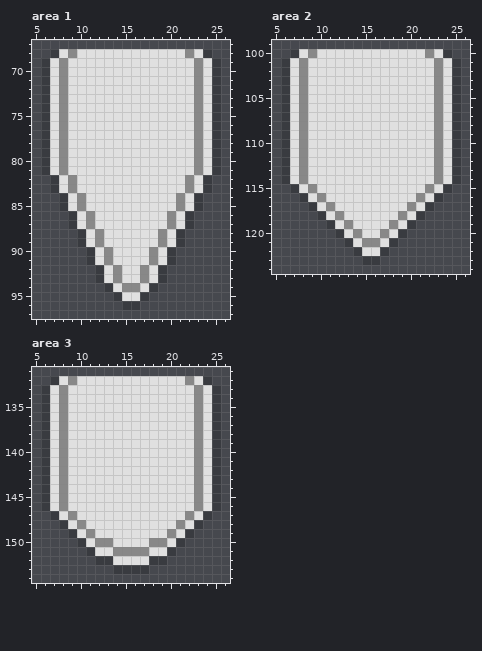
Pixel-art file, stored at Assets/Graphics/Modular Cards DEMO/Modified Sprites/Icon_Boxes.aseprite. Above: the version before the commit.
32x162 pixels, 1 frame. Colours within 5 levels of each other are drawn and written as one. Shown: area 1: x 5..26, y 67..97; area 2: x 5..26, y 99..124; area 3: x 5..26, y 131..154. The commit also changed other parts of the picture, which this record leaves out.
New version:
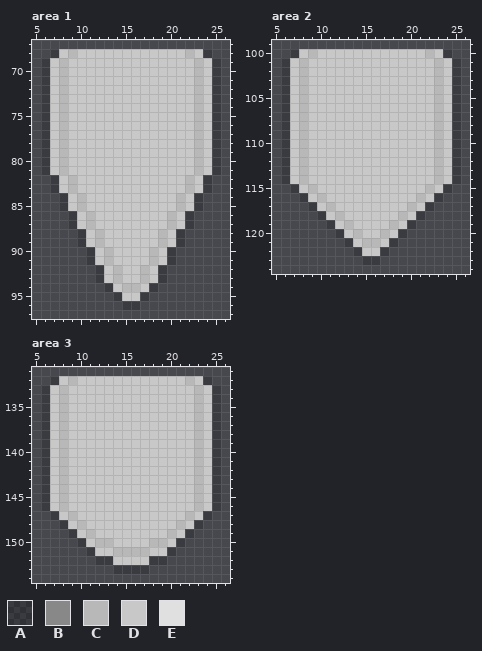
Palette (. is transparent): A #0000002f  B #888888  C #b8b8b8  D #c8c8c8  E #e0e0e0
Edits made:
Changed rows in their new state; - is an unchanged pixel.
Area 1:
first column x 7:
68 -DCDDDDDDDDDDDDCD-
69 DCDDDDDDDDDDDDDDCD
70 DCDDDDDDDDDDDDDDCD
71 DCDDDDDDDDDDDDDDCD
72 DCDDDDDDDDDDDDDDCD
73 DCDDDDDDDDDDDDDDCD
74 DCDDDDDDDDDDDDDDCD
75 DCDDDDDDDDDDDDDDCD
76 DCDDDDDDDDDDDDDDCD
77 DCDDDDDDDDDDDDDDCD
78 DCDDDDDDDDDDDDDDCD
79 DCDDDDDDDDDDDDDDCD
80 DCDDDDDDDDDDDDDDCD
81 DCDDDDDDDDDDDDDDCD
82 -DCDDDDDDDDDDDDCD-
83 -DCDDDDDDDDDDDDCD-
84 --DCDDDDDDDDDDCD--
85 --DCDDDDDDDDDDCD--
86 ---DCDDDDDDDDCD---
87 ---DCDDDDDDDDCD---
88 ----DCDDDDDDCD----
89 ----DCDDDDDDCD----
90 -----DCDDDDCD-----
91 -----DCDDDDCD-----
92 ------DCDDCD------
93 ------DCDDCD------
94 -------DCCD-------
95 --------DD--------
Area 2:
first column x 7:
100 -DCDDDDDDDDDDDDCD-
101 DCDDDDDDDDDDDDDDCD
102 DCDDDDDDDDDDDDDDCD
103 DCDDDDDDDDDDDDDDCD
104 DCDDDDDDDDDDDDDDCD
105 DCDDDDDDDDDDDDDDCD
106 DCDDDDDDDDDDDDDDCD
107 DCDDDDDDDDDDDDDDCD
108 DCDDDDDDDDDDDDDDCD
109 DCDDDDDDDDDDDDDDCD
110 DCDDDDDDDDDDDDDDCD
111 DCDDDDDDDDDDDDDDCD
112 DCDDDDDDDDDDDDDDCD
113 DCDDDDDDDDDDDDDDCD
114 DCDDDDDDDDDDDDDDCD
115 -DCDDDDDDDDDDDDCD-
116 --DCDDDDDDDDDDCD--
117 ---DCDDDDDDDDCD---
118 ----DCDDDDDDCD----
119 -----DCDDDDCD-----
120 ------DCDDCD------
121 -------DCCD-------
122 --------DD--------
Area 3:
first column x 7:
132 -DCDDDDDDDDDDDDCD-
133 DCDDDDDDDDDDDDDDCD
134 DCDDDDDDDDDDDDDDCD
135 DCDDDDDDDDDDDDDDCD
136 DCDDDDDDDDDDDDDDCD
137 DCDDDDDDDDDDDDDDCD
138 DCDDDDDDDDDDDDDDCD
139 DCDDDDDDDDDDDDDDCD
140 DCDDDDDDDDDDDDDDCD
141 DCDDDDDDDDDDDDDDCD
142 DCDDDDDDDDDDDDDDCD
143 DCDDDDDDDDDDDDDDCD
144 DCDDDDDDDDDDDDDDCD
145 DCDDDDDDDDDDDDDDCD
146 DCDDDDDDDDDDDDDDCD
147 -DCDDDDDDDDDDDDCD-
148 --DCDDDDDDDDDDCD--
149 ---DCDDDDDDDDCD---
150 ----DCCDDDDCCD----
151 -----DDCCCCDD-----
152 -------DDDD-------
